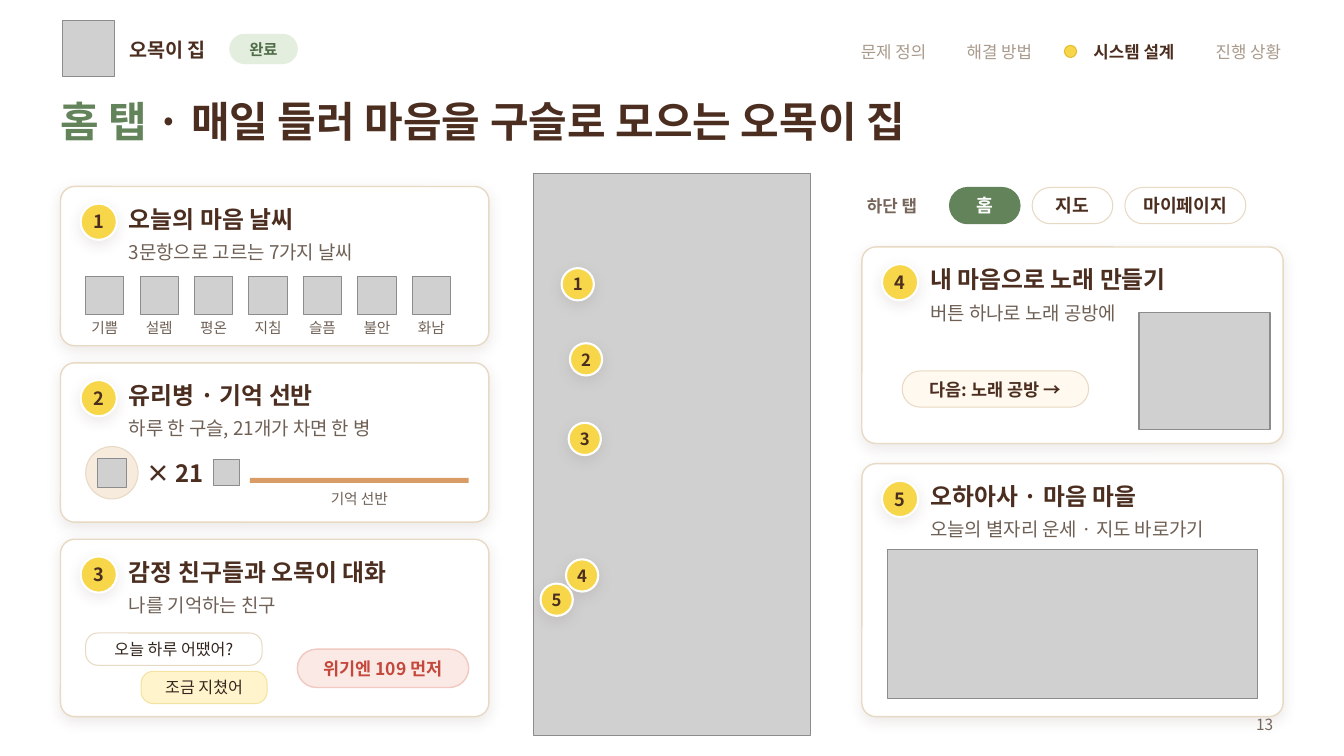
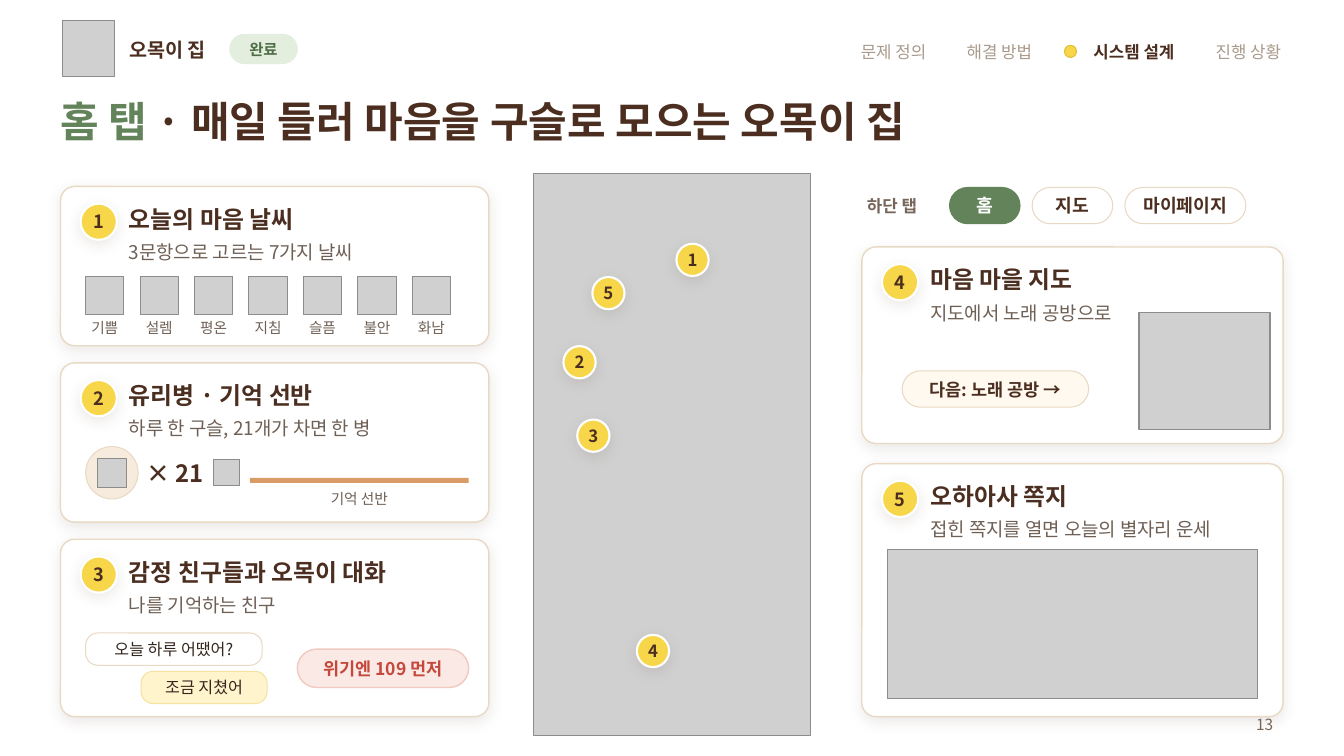
Before and after one commit to Auto-hyun/2026-2-OSSProj-Warmplus-05, a slide deck: slide 13 of doc/2_2_OSSProj_5_웜플러스_중간발표자료.pptx. Drawn at 1344x756 pixels with LibreOffice and Linux fonts; fonts in the diff are those of the drawing; grey boxes stand for pictures; background and template pictures are left out. Boxes give left, top, right and bottom in pixels: in the first picture for what was removed or moved away, otherwise in the second. Text is boxed around its words. In the diff, an @@ line names an element or a change of style, - is before the commit and + after.

Commit message:
중간발표자료 홈 화면 목업을 PR #5 개편 화면으로 교체, 사라진 버튼 설명 수정

```diff
--- a/doc/2_2_OSSProj_5_웜플러스_중간발표자료.pptx
+++ b/doc/2_2_OSSProj_5_웜플러스_중간발표자료.pptx
@@ ellipse "1": place and size @@
-ellipse "1" at [562, 268, 594, 300]
+ellipse "1" at [677, 244, 709, 276]
@@ text at [930, 268, 1073, 290]: text changed @@
-내 마음으로 노래 만들기
+마음 마을 지도
@@ ellipse "5": place and size @@
-ellipse "5" at [540, 584, 573, 616]
+ellipse "5" at [593, 277, 625, 310]
@@ text at [930, 304, 1111, 322]: text changed @@
-버튼 하나로 노래 공방에
+지도에서 노래 공방으로
@@ ellipse "2": place and size @@
-ellipse "2" at [570, 343, 602, 375]
+ellipse "2" at [564, 346, 596, 378]
@@ ellipse "3": place and size @@
-ellipse "3" at [569, 422, 601, 455]
+ellipse "3" at [578, 419, 610, 452]
@@ text at [930, 485, 1067, 507]: text changed @@
-오하아사 · 마음 마을
+오하아사 쪽지
@@ text at [930, 520, 1211, 538]: text changed @@
-오늘의 별자리 운세 · 지도 바로가기
+접힌 쪽지를 열면 오늘의 별자리 운세
@@ ellipse "4": place and size @@
-ellipse "4" at [567, 560, 599, 592]
+ellipse "4" at [637, 635, 669, 667]
```
Also in this commit, not shown: 2 other slides changed.
